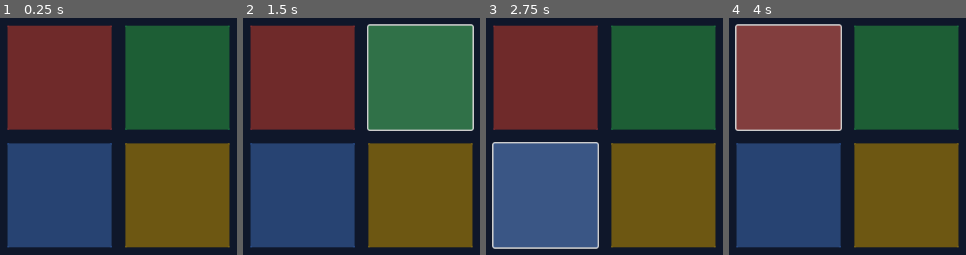
Above: before the commit, frames 1-4 (left to right).
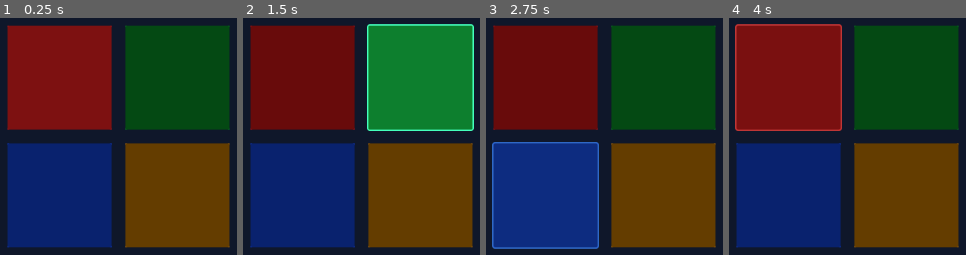
Above: after the commit, the same moments.

Repository: Gozhack/night-coding
Game: Godot game, scene res://scenes/Main.tscn
The game is run twice, just before and just after one commit, with the same random seed, the same clock (stepped at 60 frames per second) and the same inputs.
Inputs (mouse positions are in pixels of both pictures, inside the frame that each line leads up to):
- Up to frame 1 (0.25 s): no input
- Up to frame 2 (1.5 s): click (302, 77) at 0.5 s; click (420, 77) at 1.25 s
- Up to frame 3 (2.75 s): click (545, 195) at 2 s
- Up to frame 4 (4 s): click (906, 195) at 2.75 s; click (788, 77) at 3.5 s

The runs differ from the first frame. In frame 1, 76% of the frame differs, in the area x 3-97%, y 3-97%; in frame 2, 77%; in frame 3, 77%; in frame 4, 77%, in the area x 2-97%, y 2-97%.

Commit message:
feat(signal): reproducir secuencia de colores con highlight/timing (SG-02)

Diff:
--- a/workspace/signal/scripts/Main.gd
+++ b/workspace/signal/scripts/Main.gd
@@ -1,4 +1,6 @@
 extends Control
+
+enum GameState { IDLE, PLAYING_SEQUENCE }
 
 const RED = Color("#ef4444")
 const GREEN = Color("#22c55e")
@@ -11,16 +13,71 @@
 @onready var blue_button = $CenterContainer/GridContainer/BlueButton
 @onready var yellow_button = $CenterContainer/GridContainer/YellowButton
 
+@onready var buttons = [red_button, green_button, blue_button, yellow_button]
+var sequence: Array[int] = []
+var state: GameState = GameState.IDLE
+
 func _ready():
 	process_mode = Node.PROCESS_MODE_ALWAYS
 
+	# Initialize buttons to normal state
+	for i in range(buttons.size()):
+		unhighlight_button(i)
+
 	# Connect buttons (placeholders for now)
-	red_button.pressed.connect(_on_button_pressed.bind("red"))
-	green_button.pressed.connect(_on_button_pressed.bind("green"))
-	blue_button.pressed.connect(_on_button_pressed.bind("blue"))
-	yellow_button.pressed.connect(_on_button_pressed.bind("yellow"))
+	red_button.pressed.connect(_on_button_pressed.bind(0))
+	green_button.pressed.connect(_on_button_pressed.bind(1))
+	blue_button.pressed.connect(_on_button_pressed.bind(2))
+	yellow_button.pressed.connect(_on_button_pressed.bind(3))
 
 	print("Signal game initialized")
 
-func _on_button_pressed(color_name: String):
-	print("Button pressed: ", color_name)
+	# SG-02: Start game
+	state = GameState.IDLE
+	sequence = []
+	generate_sequence()
+	play_sequence()
+
+func generate_sequence():
+	sequence.append(randi() % 4)
+
+func play_sequence():
+	state = GameState.PLAYING_SEQUENCE
+	for index in sequence:
+		highlight_button(index)
+		await get_tree().create_timer(0.5).timeout
+		unhighlight_button(index)
+		await get_tree().create_timer(0.3).timeout
+	state = GameState.IDLE
+
+func highlight_button(index: int):
+	var btn = buttons[index]
+	var color = _get_color_for_index(index)
+	# Set to original color but boosted/brightened
+	btn.modulate = color
+	btn.self_modulate = Color(2.5, 2.5, 2.5, 1.0) # Very bright
+
+func unhighlight_button(index: int):
+	var btn = buttons[index]
+	var color = _get_color_for_index(index)
+	# Restore to original color
+	btn.modulate = color
+	btn.self_modulate = Color(1.0, 1.0, 1.0, 1.0)
+
+func _get_color_for_index(index: int) -> Color:
+	match index:
+		0: return RED
+		1: return GREEN
+		2: return BLUE
+		3: return YELLOW
+		_: return Color.WHITE
+
+func _on_button_pressed(index: int):
+	if state == GameState.PLAYING_SEQUENCE:
+		return
+
+	print("Button pressed: ", index)
+	# Temporary: highlight on press
+	highlight_button(index)
+	await get_tree().create_timer(0.2).timeout
+	unhighlight_button(index)
Not shown, changed: workspace/BACKLOG.md
